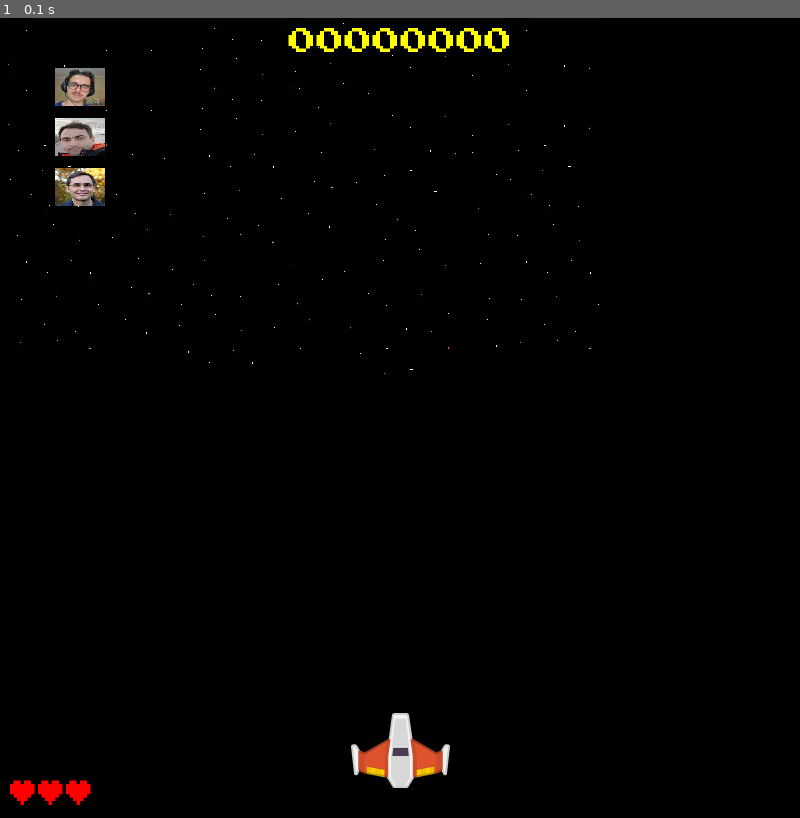
Above: before the commit, frame 1.
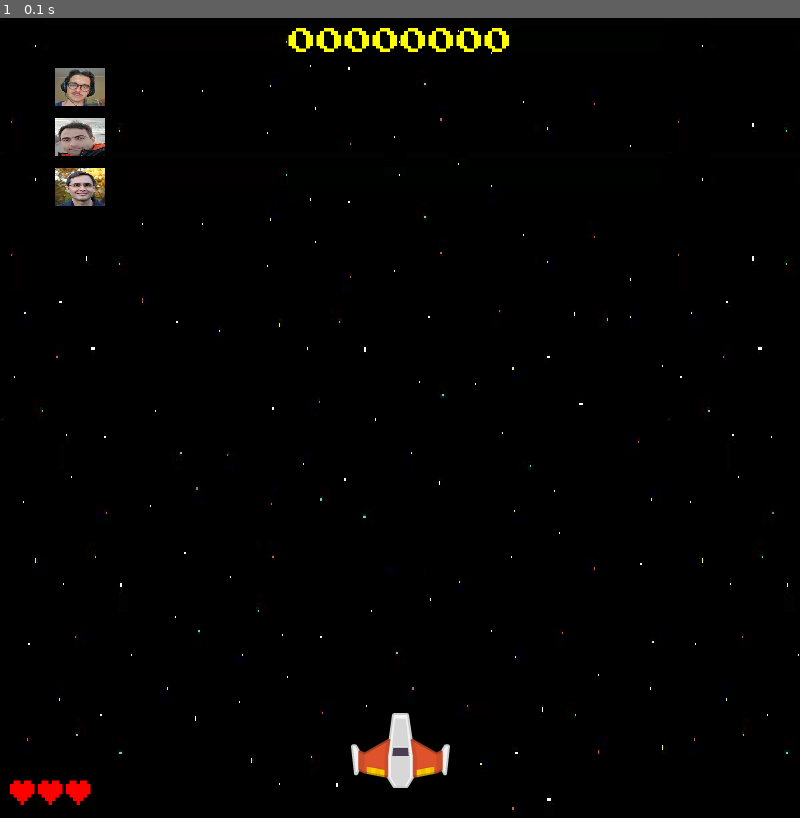
Above: after the commit, the same moment.

Repository: MatheusCastellucci/Pygame_projeto
Game: pygame game, started from jogo.py
Same seed, same stepped clock (60 frames per second), same inputs: the game is played once before the commit and once after it.
Inputs:
- Up to frame 1 (0.1 s): no input

The runs differ from the first frame. In frame 1, 0.2% of the frame differs, in the area x 1-100%, y 0-100%.

Commit message:
correção background

Diff:
--- a/jogo.py
+++ b/jogo.py
@@ -15,8 +15,7 @@
 window = pygame.display.set_mode((WIDTH, HEIGHT))
 pygame.display.set_caption('Professors Invasion!!')
 
-width = 600
-height = 600
+
 PROFESSOR_WIDTH = 50
 PROFESSOR_HEIGHT = 38
 NAVE_WIDTH = 50
@@ -25,8 +24,8 @@
 TIRO_HEIGHT = 2
 
 assets = {}
-background = pygame.image.load('imagens/back.png')
-assets ['background'] = pygame.transform.scale(background, (width, height))
+background = pygame.image.load('imagens/back.png').convert()
+assets ['background'] = pygame.transform.scale(background, (WIDTH, HEIGHT))
 humberto_img = pygame.image.load('imagens/Ft_Humberto.png')
 assets ['humberto_img'] = pygame.transform.scale(humberto_img, (PROFESSOR_WIDTH, PROFESSOR_HEIGHT))
 hage_img = pygame.image.load('imagens/Hage.jpg')
@@ -244,14 +243,14 @@
             if score % 1000 == 0 and vidas <= 3:
                 vidas += 1
 
-        if humberto.rect.y > height-20:
+        if humberto.rect.y > HEIGHT-20:
             vidas -= 1
             if vidas == 0:
                 state = DONE
 
 
     window.fill((0, 0, 0))
-    window.blit(background, (0, 0))
+    window.blit(assets['background'], (0, 0))
 
     all_sprites.draw(window)
 
